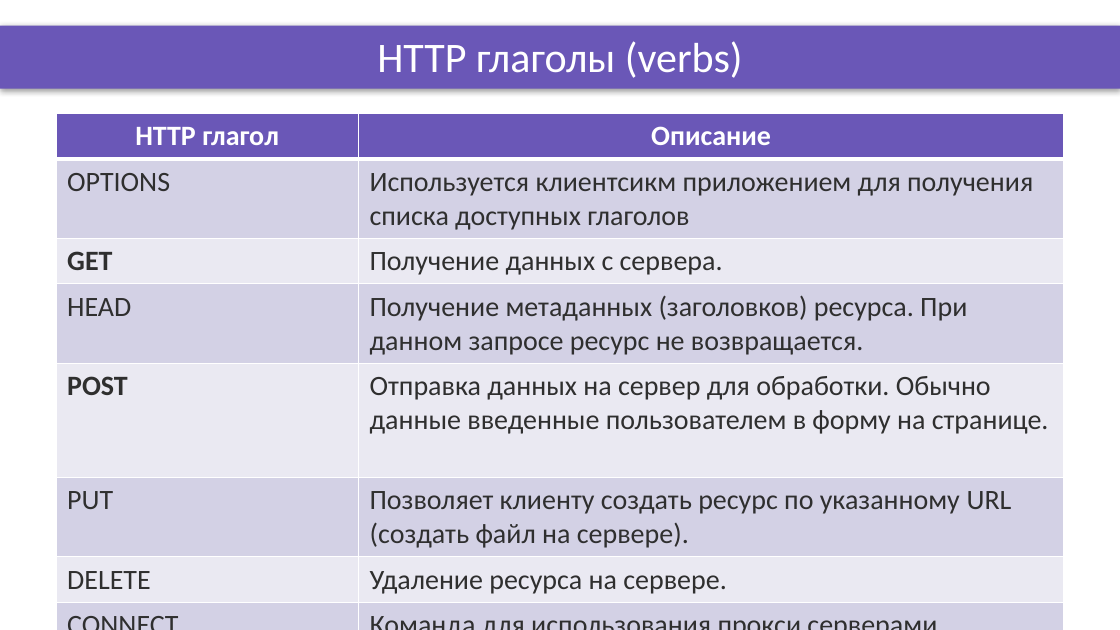
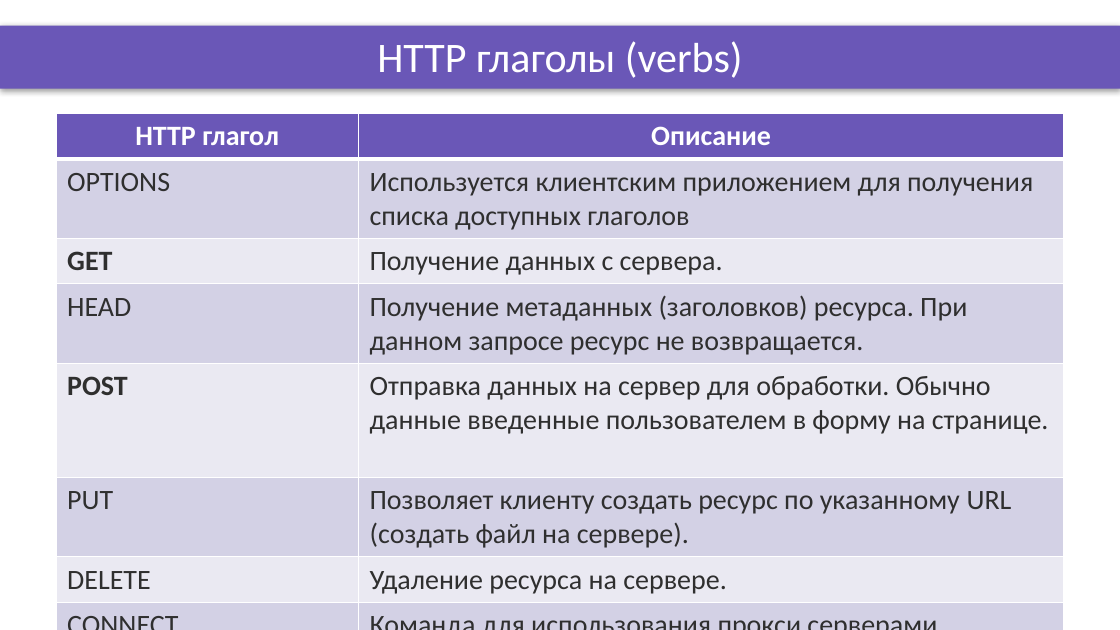
Before and after one commit to DinamickaDevelopment/ignite, a slide deck: slide 3 of JS/010_lesson/Presentation/http_protocol_ajax.pptx. Drawn at 1120x630 pixels with LibreOffice and Linux fonts; fonts in the diff are those of the drawing; background and template pictures are left out. Boxes give left, top, right and bottom in pixels: in the first picture for what was removed or moved away, otherwise in the second. Text is boxed around its words. In the diff, an @@ line names an element or a change of style, - is before the commit and + after.

```diff
--- a/JS/010_lesson/Presentation/http_protocol_ajax.pptx
+++ b/JS/010_lesson/Presentation/http_protocol_ajax.pptx
@@ table at (x1=56, y1=113, x2=1064, y2=608) @@
-row 2, column 2: Используется клиентсикм приложением для получения списка доступных глаголов
+row 2, column 2: Используется клиентским приложением для получения списка доступных глаголов
```
Also in this commit, not shown: 1 other slide changed, 3 other files.
